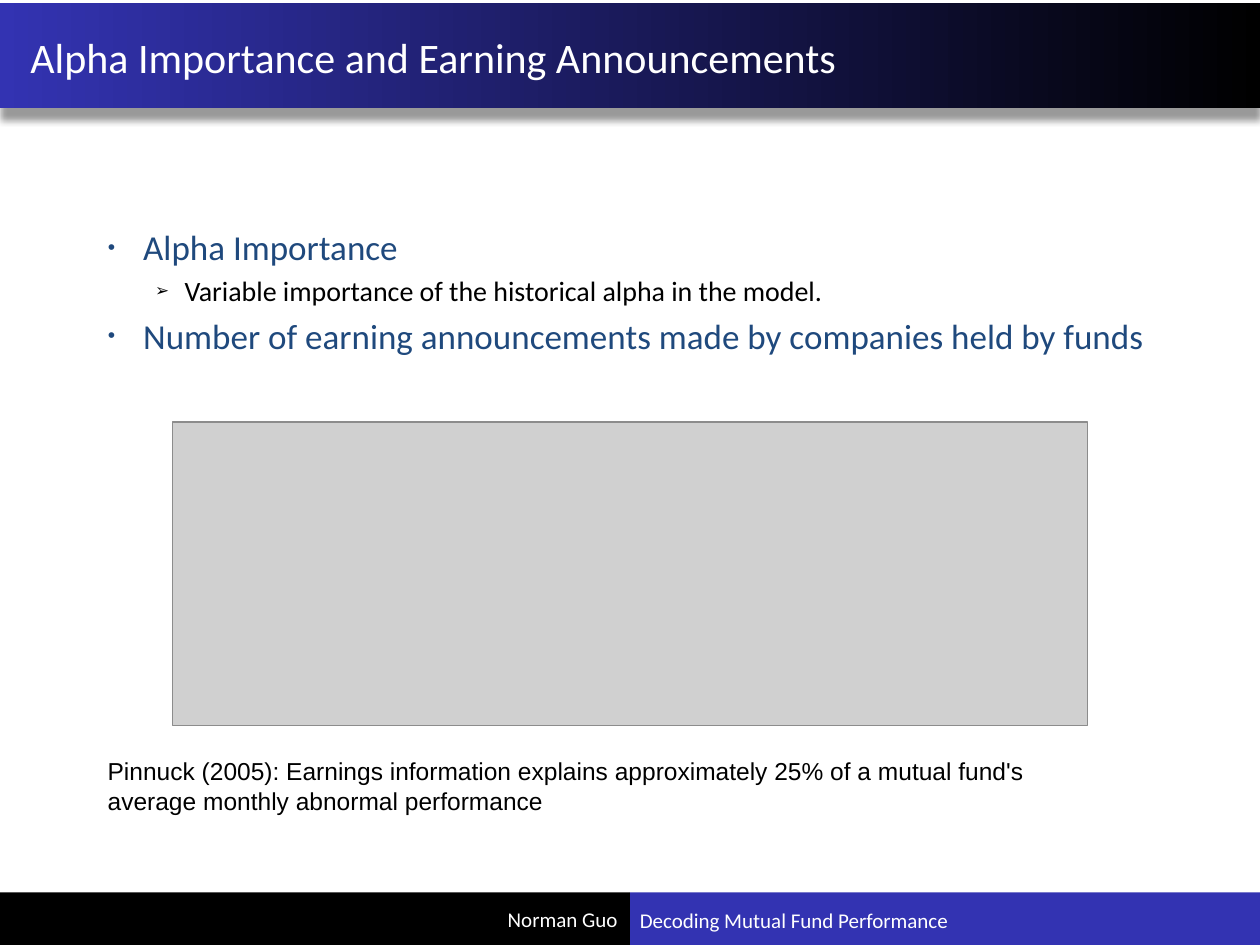
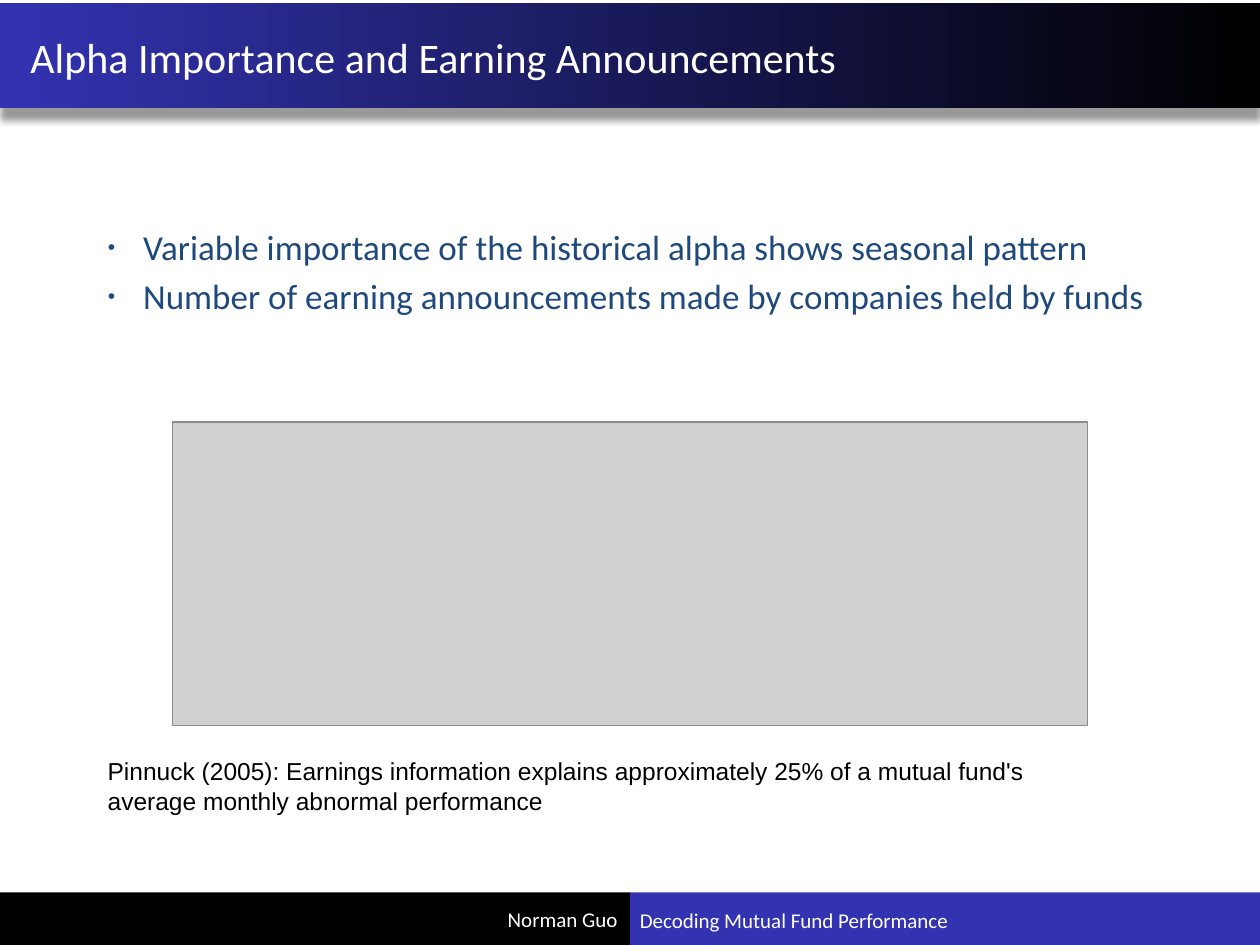
Before and after one commit to xuxiguo/ace_portfolio, a slide deck: slide 31 of pdf/Decoding Mutual Fund Performance.pptx (slide 35 before the commit). Drawn at 1260x945 pixels with LibreOffice and Linux fonts; fonts in the diff are those of the drawing; grey boxes stand for pictures. Boxes give left, top, right and bottom in pixels: in the first picture for what was removed or moved away, otherwise in the second. Text is boxed around its words. In the diff, an @@ line names an element or a change of style, - is before the commit and + after.

```diff
--- a/pdf/Decoding Mutual Fund Performance.pptx
+++ b/pdf/Decoding Mutual Fund Performance.pptx
@@ text at (143,235,1088,266): text changed; size 16 to 20 pt; text colour #000000 to #1F497D @@
-• Alpha Importance
-  ➢ Variable importance of the historical alpha in the model.
+• Variable importance of the historical alpha shows seasonal pattern
```
Also in this commit, not shown: 6 other slides changed, 3 slides added, 6 slides removed.
